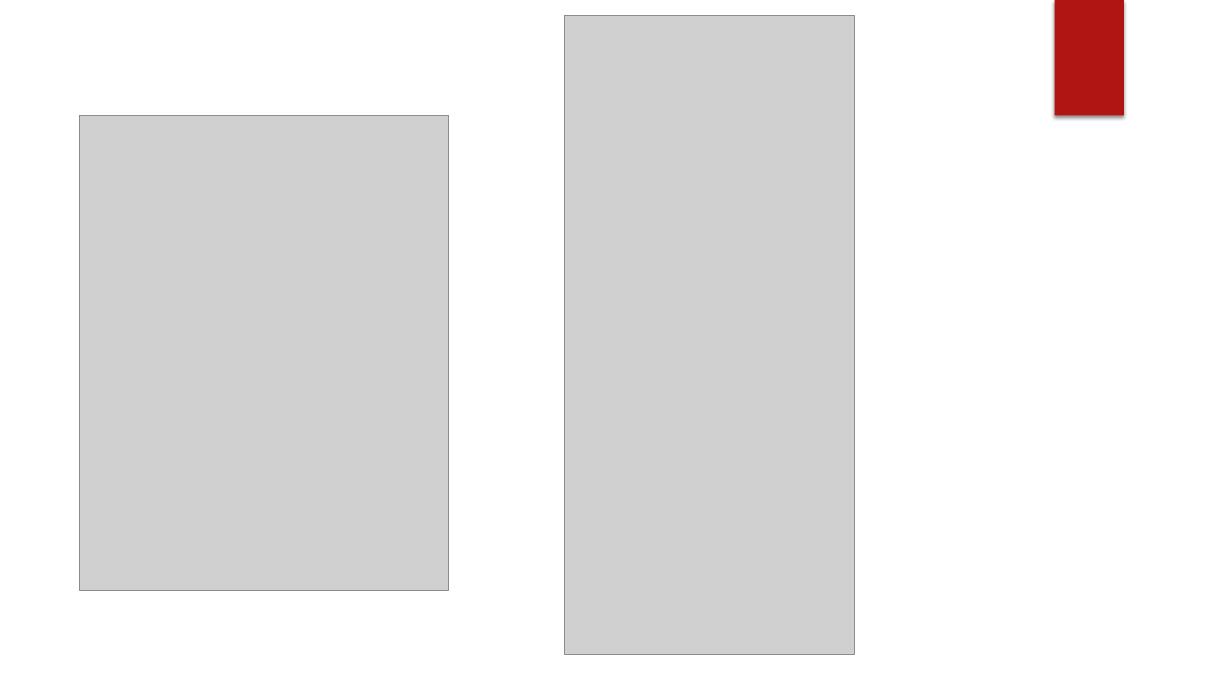
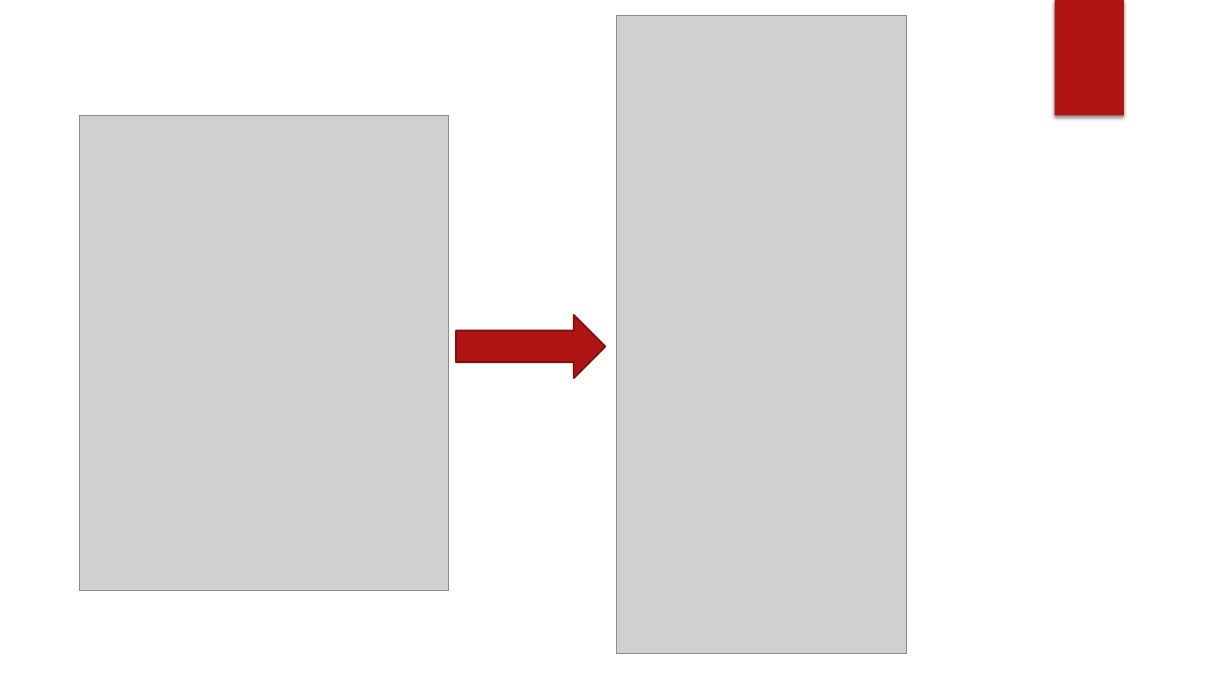
Before and after one commit to AvinashMV/SER502-Spring2018-Team30, a slide deck: slide 21 of doc/Sliceppt.pptx (slide 23 before the commit). Drawn at 1232x693 pixels with LibreOffice and Linux fonts; fonts in the diff are those of the drawing; grey boxes stand for pictures; background and template pictures are left out. Boxes give left, top, right and bottom in pixels: in the first picture for what was removed or moved away, otherwise in the second. Text is boxed around its words. In the diff, an @@ line names an element or a change of style, - is before the commit and + after.

```diff
--- a/doc/Sliceppt.pptx
+++ b/doc/Sliceppt.pptx
@@ picture: place and size @@
-picture at <box>565,16,854,654</box>
+picture at <box>617,15,907,653</box>
@@ right arrow added at <box>457,315,605,378</box>, fill #B01513, outline #82100E 1.5 pt @@
```
Also in this commit, not shown: 7 other slides changed, 4 slides added, 1 slide removed, 1 other file.
